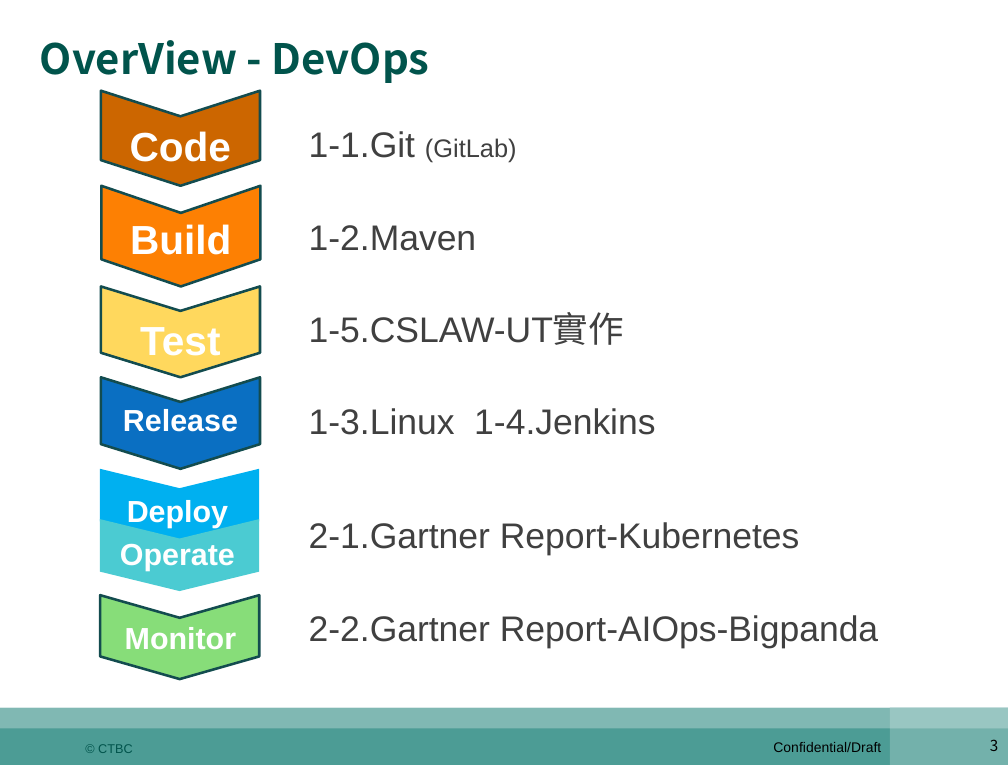
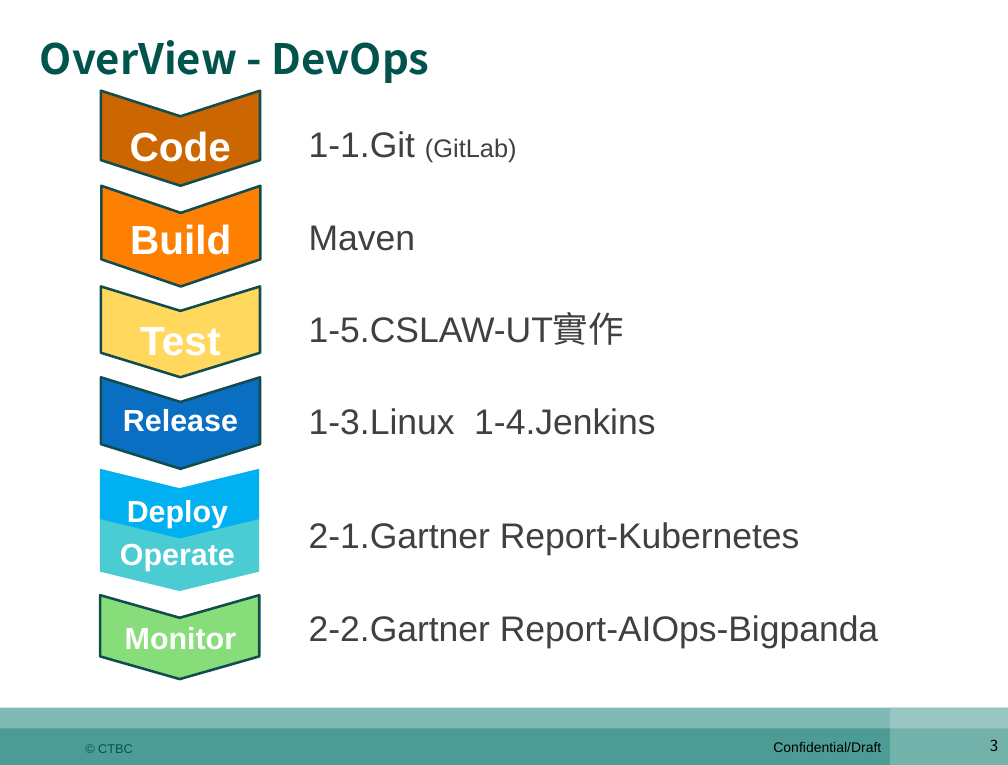
Before and after one commit to shaven105/duh, a slide deck: slide 3 of newest0526.pptx. Drawn at 1008x765 pixels with LibreOffice and Linux fonts; fonts in the diff are those of the drawing. Boxes give left, top, right and bottom in pixels: in the first picture for what was removed or moved away, otherwise in the second. Text is boxed around its words. In the diff, an @@ line names an element or a change of style, - is before the commit and + after.

```diff
--- a/newest0526.pptx
+++ b/newest0526.pptx
@@ text at (x1=309, y1=225, x2=415, y2=251): text changed @@
-1-2.Maven
+Maven
```
Also in this commit, not shown: 15 other slides changed, 1 slide added, 1 slide removed, 4 other files.
